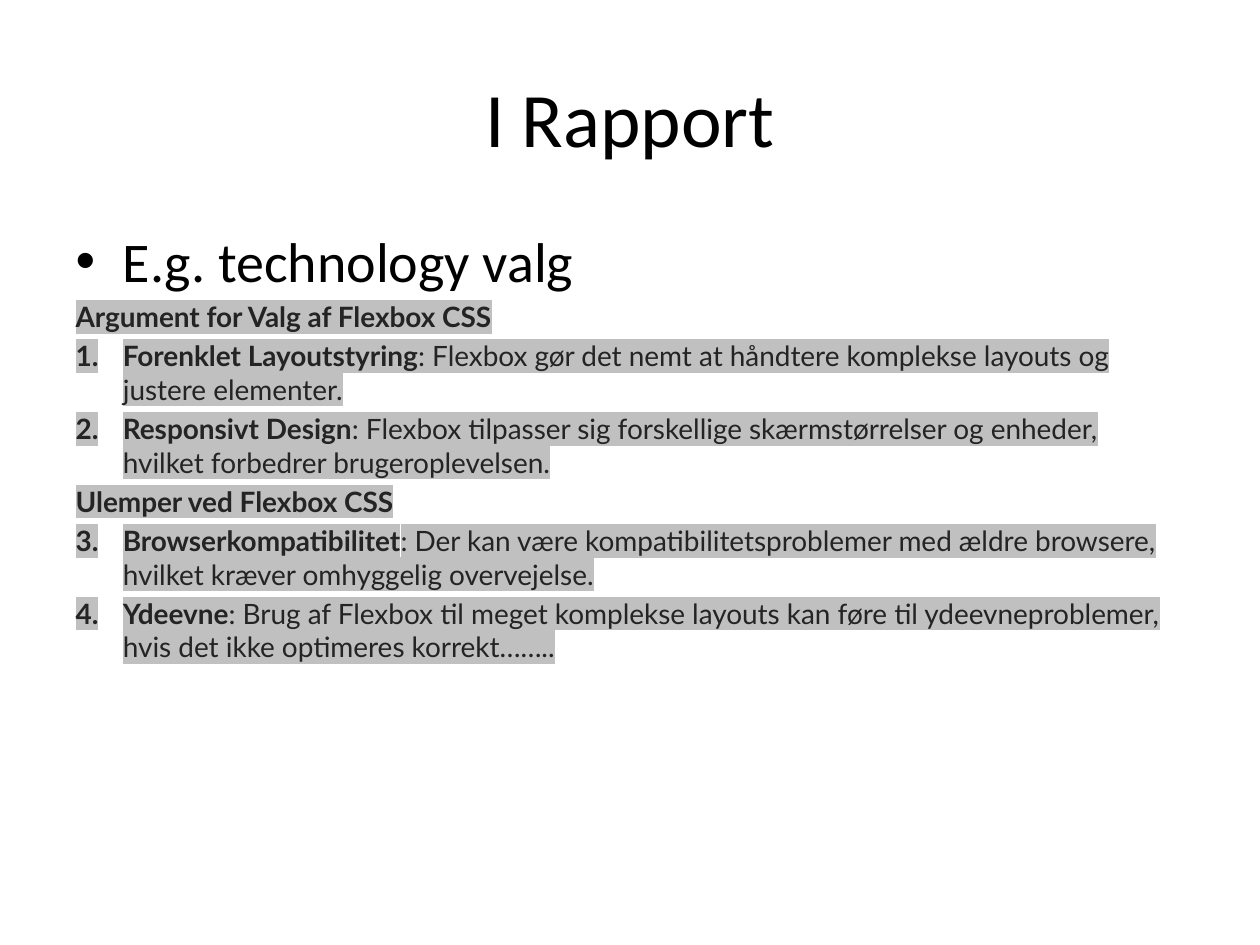
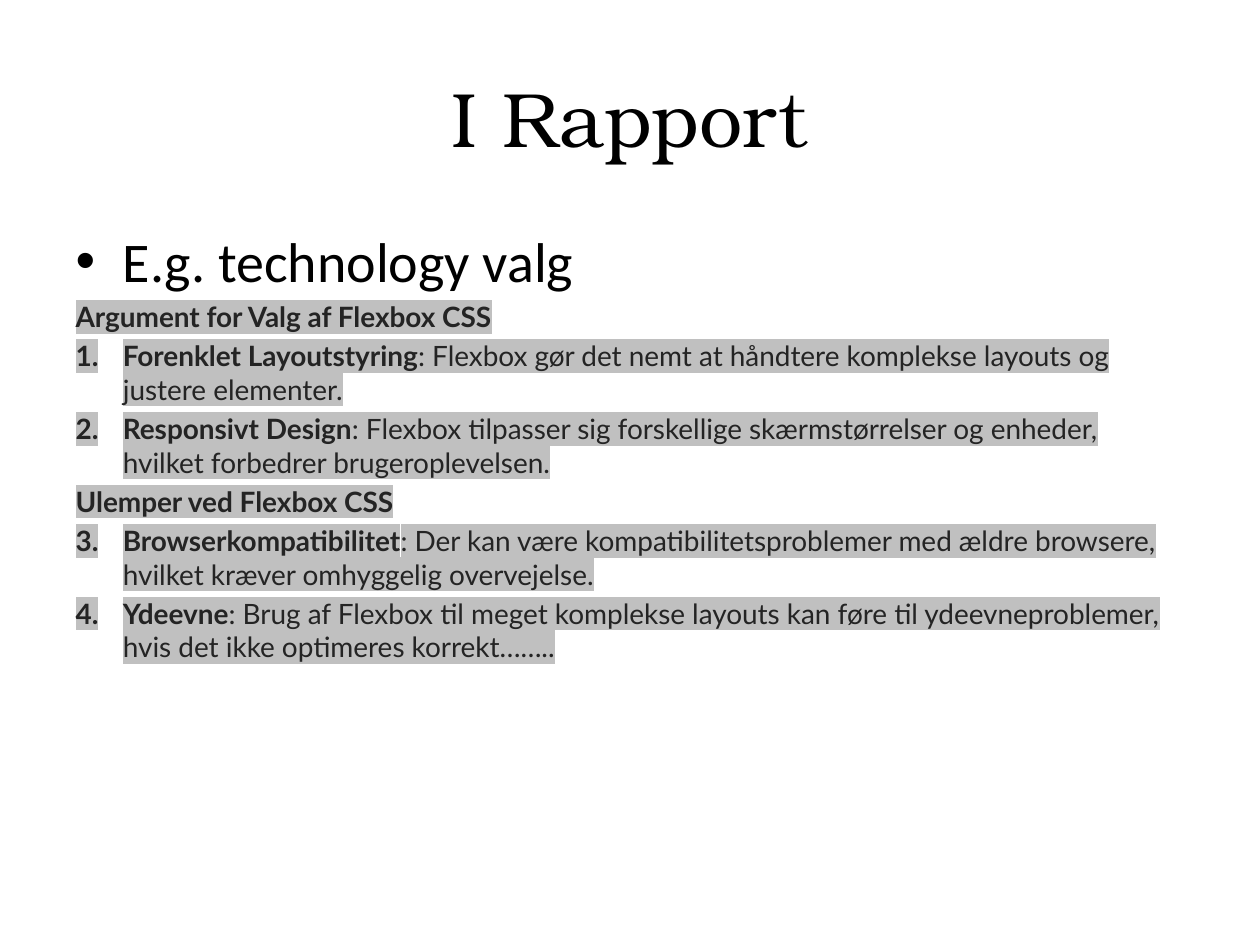
Before and after one commit to xbibogo/MMD24, a slide deck: slide 10 of Skriftlighed_og_mundtlighed.pptx. Drawn at 1260x945 pixels with LibreOffice and Linux fonts; fonts in the diff are those of the drawing. Boxes give left, top, right and bottom in pixels: in the first picture for what was removed or moved away, otherwise in the second. Text is boxed around its words. In the diff, an @@ line names an element or a change of style, - is before the commit and + after.

```diff
--- a/Skriftlighed_og_mundtlighed.pptx
+++ b/Skriftlighed_og_mundtlighed.pptx
@@ title "I Rapport" at bbox=[451, 94, 808, 165]: font Calibri to TeX Gyre Bonum @@
```
Also in this commit, not shown: 9 other slides changed, 1 slide added.
